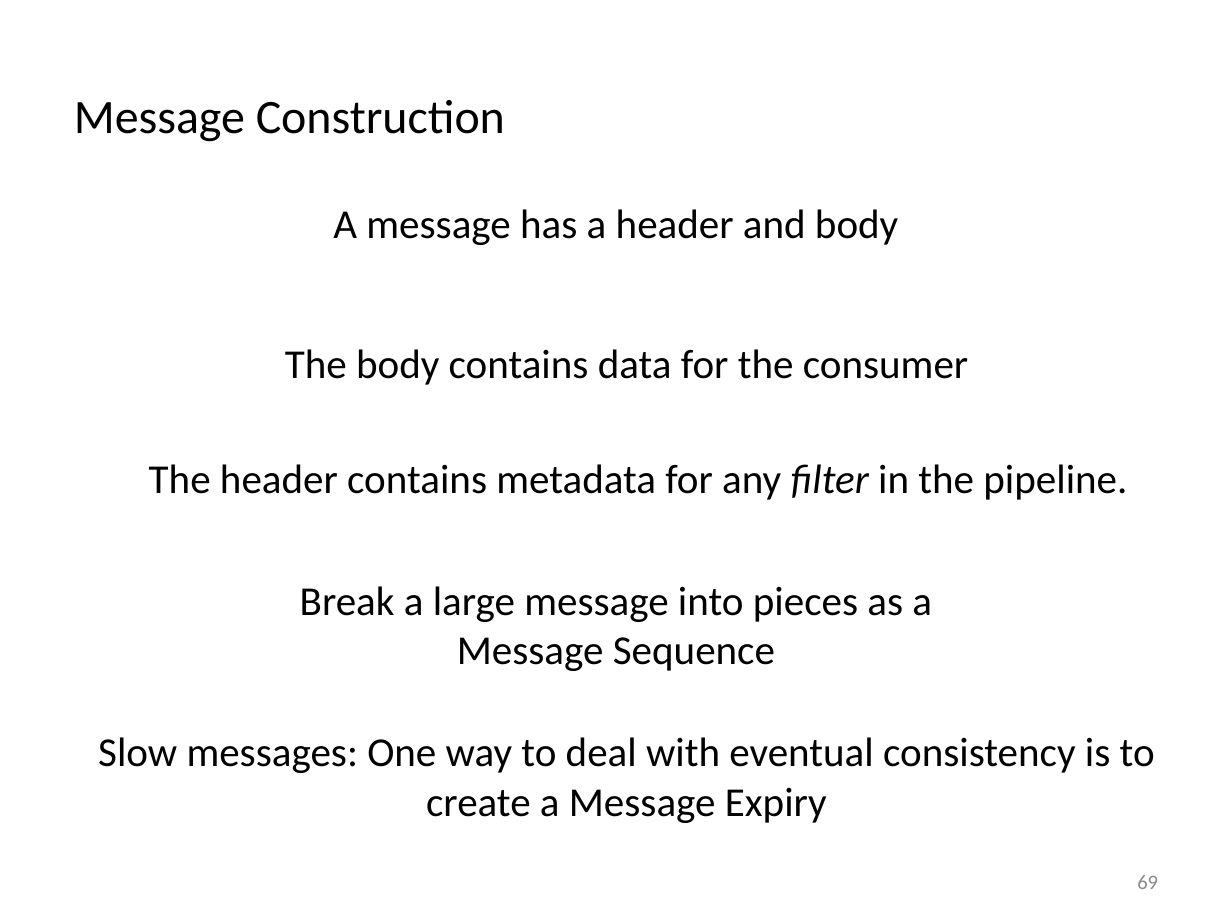
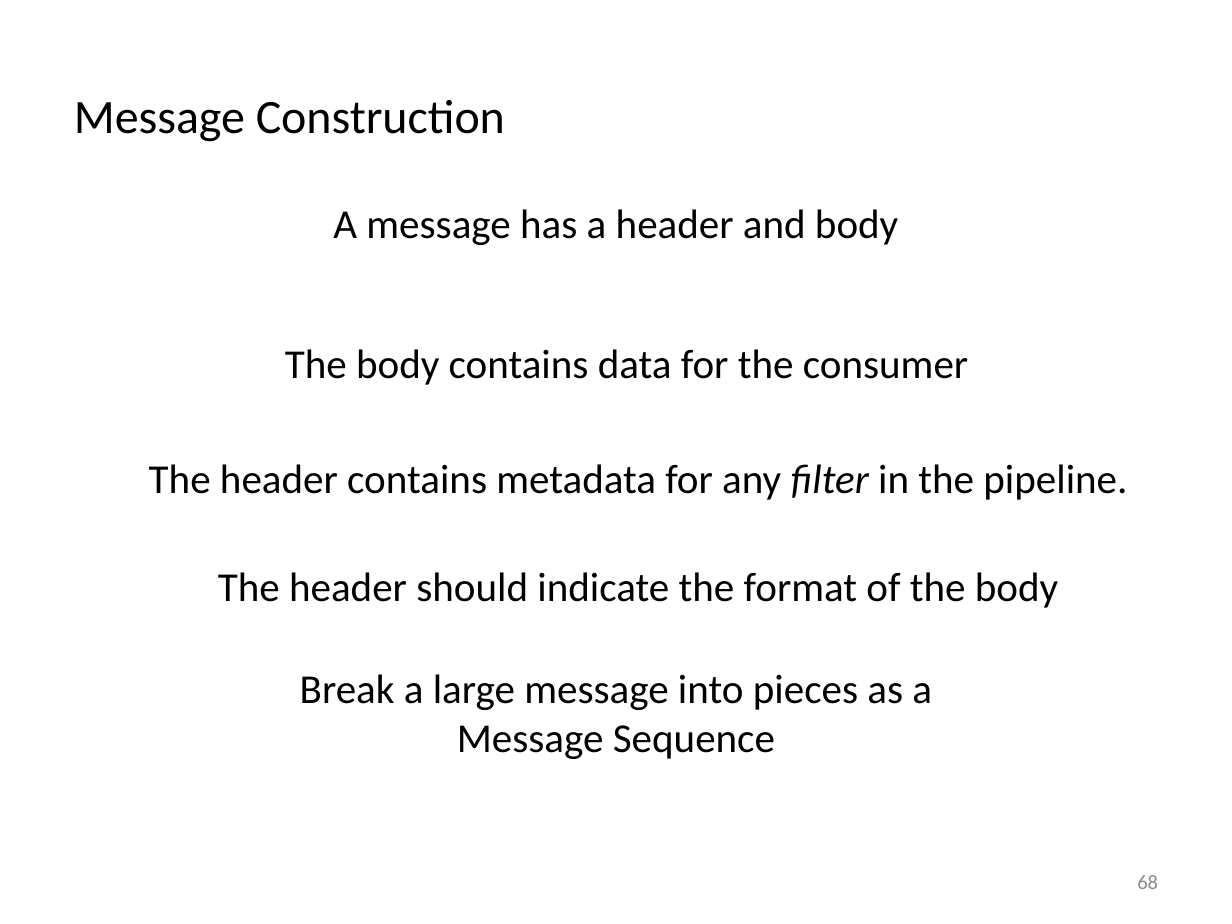
Before and after one commit to iancooper/Presentations, a slide deck: slide 68 of Practical Messaging - Day 1 - New.pptx (slide 69 before the commit). Drawn at 1232x924 pixels with LibreOffice and Linux fonts; fonts in the diff are those of the drawing. Boxes give left, top, right and bottom in pixels: in the first picture for what was removed or moved away, otherwise in the second. Text is boxed around its words. In the diff, an @@ line names an element or a change of style, - is before the commit and + after.

```diff
--- a/Practical Messaging - Day 1 - New.pptx
+++ b/Practical Messaging - Day 1 - New.pptx
@@ text added at <box>218,572,1058,608</box>, 24 pt, text #000000 @@
+The header should indicate the format of the body
@@ text "Break a large message into ...": place and size @@
-text "Break a large message into ..." at <box>300,586,932,671</box>
+text "Break a large message into ..." at <box>300,674,932,759</box>
@@ text removed at <box>98,737,1155,823</box> @@
-Slow messages: One way to deal with eventual consistency is to create a Message Expiry
@@ page number at <box>1137,875,1158,889</box>: text changed @@
-69
+68
```
Also in this commit, not shown: 8 other slides changed, 1 slide added, 2 slides removed.
